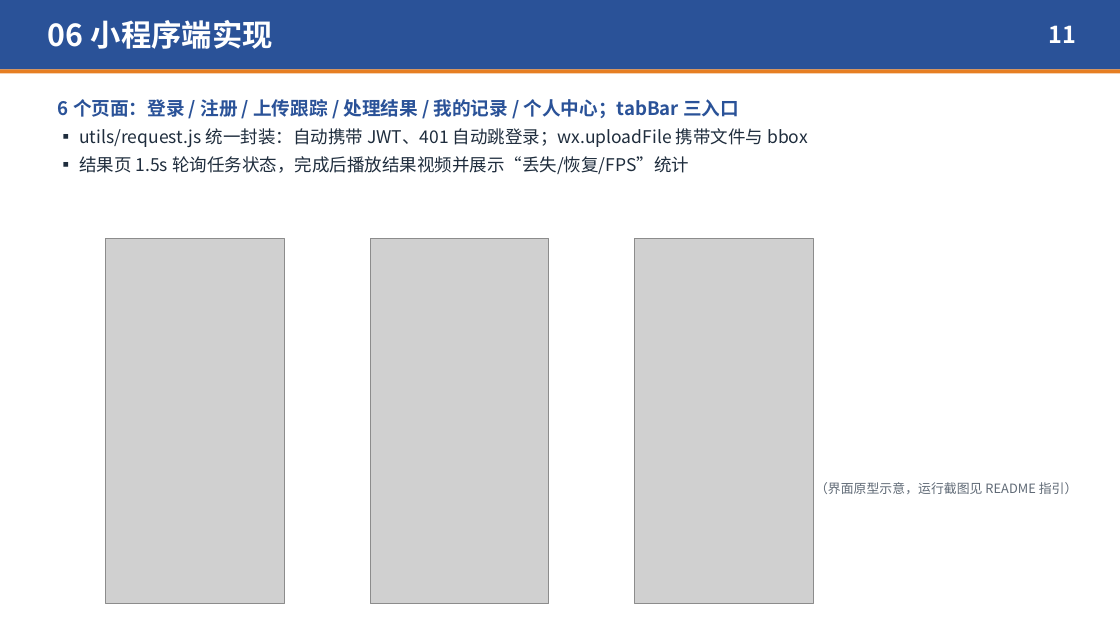
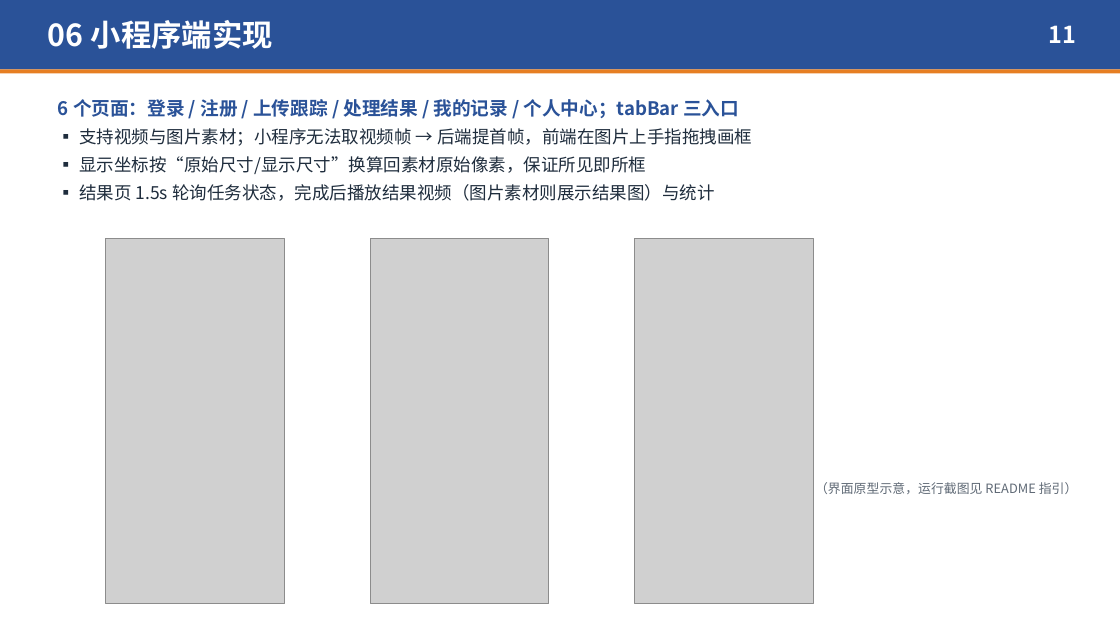
Before and after one commit to Aiden-crazy/object-tracking, a slide deck: slide 11 of 03-答辩PPT/综合实践III答辩PPT-单目标跟踪系统.pptx. Drawn at 1120x630 pixels with LibreOffice and Linux fonts; fonts in the diff are those of the drawing; grey boxes stand for pictures. Boxes give left, top, right and bottom in pixels: in the first picture for what was removed or moved away, otherwise in the second. Text is boxed around its words. In the diff, an @@ line names an element or a change of style, - is before the commit and + after.

Commit message:
fix: 对照任务书与报告做合规核查，修复越权/防抖失效等缺陷并支持图片素材
依据《综合实践III任务书》与课程设计报告逐项核对，修正文档与代码不一致处：

视觉模块（vision）
- 修复丢失确认防抖失效：直方图校验只在每5帧执行，中间帧会把连续计数清零，
  导致 LOST_CONFIRM(3) 形同虚设；改为仅在校验帧更新计数并新增越界连续帧计数 OOB_CONFIRM。
  同一测试视频：搜索帧 74 -> 64，正常跟踪帧 346 -> 356，仍能第199帧丢失、第262帧找回。
- 新增图片素材链路 process_image()：任务书要求"提交图片或者视频"，此前上传图片会当作
  视频处理而失败；现输出标注目标框的结果图，统计口径与视频一致。
- 新增 imread_unicode()（cv2.imread 同样不支持中文路径）；extract_first_frame 兼容图片。
- 文档字符串去掉未实现的 ORB 描述，改为实际的多尺度灰度模板匹配；GUI 实时 FPS 此前恒为 0。

后端（server）
- 修复越权访问：/api/task/{id} 与 /api/task/{id}/start 未校验任务归属，
  任意登录用户可读取/启动他人任务，现补充归属校验并返回 403。
- 支持图片任务结果落盘为 *_tracked.jpg；media_type 判定改为扩展名优先。
- 视觉服务接口文档与 prepare 调用补充完整。

前端（网页检测端 + 小程序）
- 支持图片素材：选图后直接进入框选步骤，结果按类型用 video/img 展示。
- 小程序支持视频或图片，页面文案同步。

工具与文档
- 修复 build_jar_nomaven.ps1 只更新 class、不刷新 src/main/resources 的缺陷
  （改了前端页面/配置后打出的 jar 仍是旧内容），并补回 UTF-8 BOM。
- 新增 tools/regression_test.py：50 项端到端回归断言，退出码可直接用于自检。
- 修正 web_screens/test_* 脚本里写死的桌面路径，改为仓库内相对定位。
- 报告 docx 与答辩 PPT 同步修正过时描述（ORB、坐标输入、中央框选、环境版本、
  接口清单、启动步骤、展望），并更新实测数据；README 增加任务书对照自检与回归测试说明。

```diff
--- a/03-答辩PPT/综合实践III答辩PPT-单目标跟踪系统.pptx
+++ b/03-答辩PPT/综合实践III答辩PPT-单目标跟踪系统.pptx
@@ text at box(79, 128, 752, 201): text changed @@
-▪ utils/request.js 统一封装：自动携带 JWT、401 自动跳登录；wx.uploadFile 携带文件与 bbox
-▪ 结果页 1.5s 轮询任务状态，完成后播放结果视频并展示“丢失/恢复/FPS”统计
+▪ 支持视频与图片素材；小程序无法取视频帧 → 后端提首帧，前端在图片上手指拖拽画框
+▪ 显示坐标按“原始尺寸/显示尺寸”换算回素材原始像素，保证所见即所框
+▪ 结果页 1.5s 轮询任务状态，完成后播放结果视频（图片素材则展示结果图）与统计
```
Also in this commit, not shown: 10 other slides changed, 37 other files.
